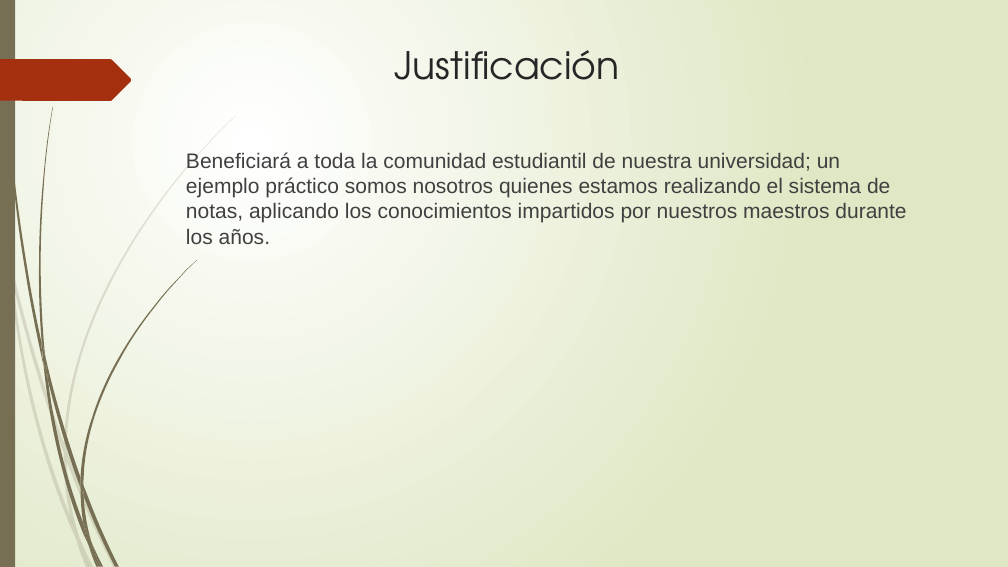
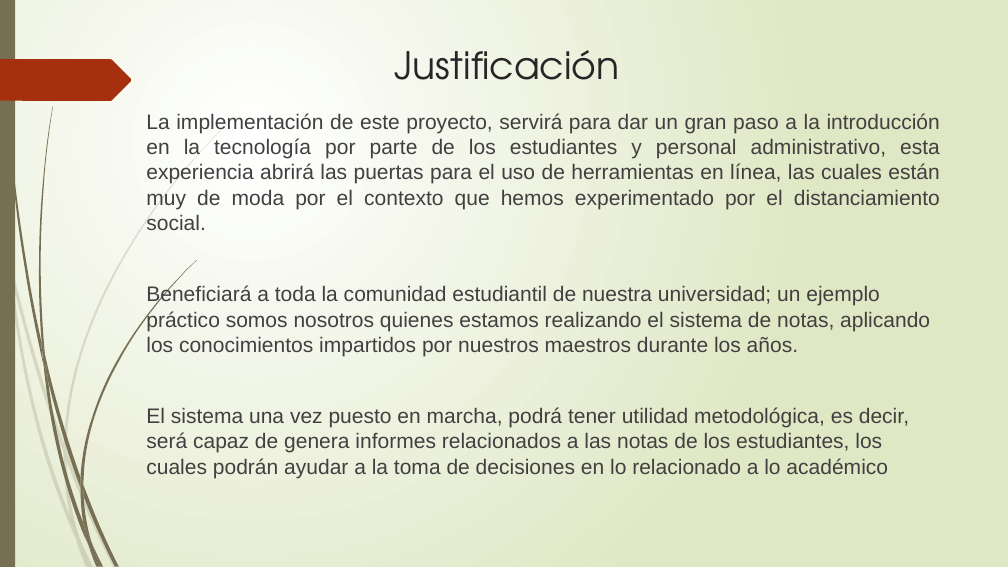
Before and after one commit to francha23/sistema-de-notas, a slide deck: slide 4 of Presentacion/El principio de la sabiduría es el temor.pptx. Drawn at 1008x567 pixels with LibreOffice and Linux fonts; fonts in the diff are those of the drawing. Boxes give left, top, right and bottom in pixels: in the first picture for what was removed or moved away, otherwise in the second. Text is boxed around its words. In the diff, an @@ line names an element or a change of style, - is before the commit and + after.

```diff
--- a/Presentacion/El principio de la sabiduría es el temor.pptx
+++ b/Presentacion/El principio de la sabiduría es el temor.pptx
@@ text "La implementación de este proyecto, ...": place and size @@
-text "La implementación de este proyecto, ..." at [186,152,906,244]
+text "La implementación de este proyecto, ..." at [146,113,940,478]
@@ text at [146,113,940,230]: paragraph added @@
+La implementación de este proyecto, servirá para dar un gran paso a la introducción en la tecnología por parte de los estudiantes y personal administrativo, esta experiencia abrirá las puertas para el uso de herramientas en línea, las cuales están muy de moda por el contexto que hemos experimentado por el distanciamiento social.
@@ text at [146,407,909,478]: paragraph added @@
+El sistema una vez puesto en marcha, podrá tener utilidad metodológica, es decir, será capaz de genera informes relacionados a las notas de los estudiantes, los cuales podrán ayudar a la toma de decisiones en lo relacionado a lo académico
```
Also in this commit, not shown: 9 other slides changed, 1 slide removed.
